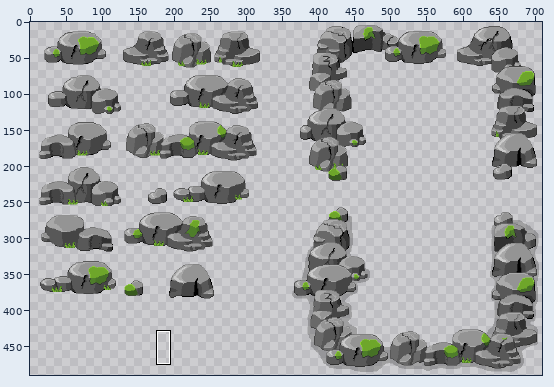
File history of a sprite sheet, maps/assets/[M]Rocks2.png. The first picture is a wide view before the edit; the outline marks the close-up.
Close-up. First the earlier version:
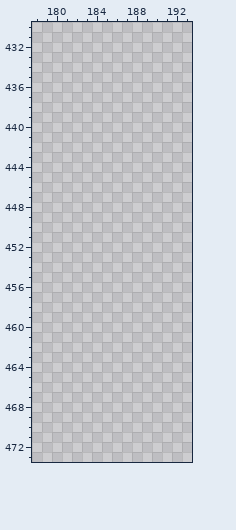
The file is 768x512 pixels. Pixels under 10% opacity are left out. Colours within 5 levels of each other are drawn and written as one. Shown: x 178..193, y 430..473. The wide view leaves out empty margins. The commit also changed other parts of the picture, which this record leaves out.
The result:
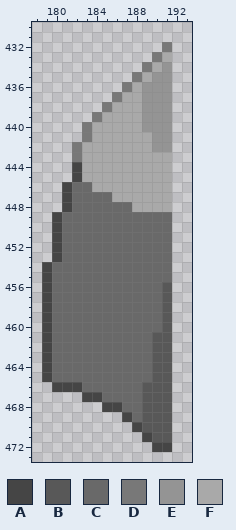
Palette (. is transparent): A #454545  B #585858  C #696969  D #787878  E #949494  F #a9a9a9
The edit:
y 432: x 191 . -> D
y 433: x 190..191 .. -> DF
y 434: x 189..191 ... -> DFE
y 435: x 188..191 .... -> DFEE
y 436: x 187..191 ..... -> DFEEE
y 437: x 186..191 ...... -> DFFEEE
y 438: x 185..191 ....... -> DFFFEEE
y 439: x 184..191 ........ -> DFFFFEEE
y 440: x 183..191 ......... -> DFFFFFEEE
y 441: x 183..191 ......... -> DFFFFFFEE
y 442: x 182..191 .......... -> DFFFFFFFEE
y 443: x 182..191 .......... -> DFFFFFFFFF
y 444..445: x 182..191 .......... -> AFFFFFFFFF
y 446: x 181..191 ........... -> ACCFFFFFFFF
y 447: x 181..191 ........... -> ACCCCFFFFFF
y 448: x 181..191 ........... -> ACCCCCCFFFF
y 449..453: x 180..191 ............ -> ACCCCCCCCCCC
y 454..455: x 179..191 ............. -> ACCCCCCCCCCCC
y 456..460: x 179..191 ............. -> ACCCCCCCCCCCB
y 461..465: x 179..191 ............. -> ACCCCCCCCCCBB
y 466: x 180..191 ............ -> AAACCCCCCBBB
y 467: x 183..191 ......... -> AACCCCBBB
y 468: x 185..191 ....... -> AACCBBB
y 469: x 187..191 ..... -> ACBBB
y 470: x 188..191 .... -> ABBB
y 471: x 189..191 ... -> ABB
y 472: x 190..191 .. -> AA
Where, in picture pixels (left, top, right, bottom), the same in both close-ups:
added: (42, 42, 172, 452)
